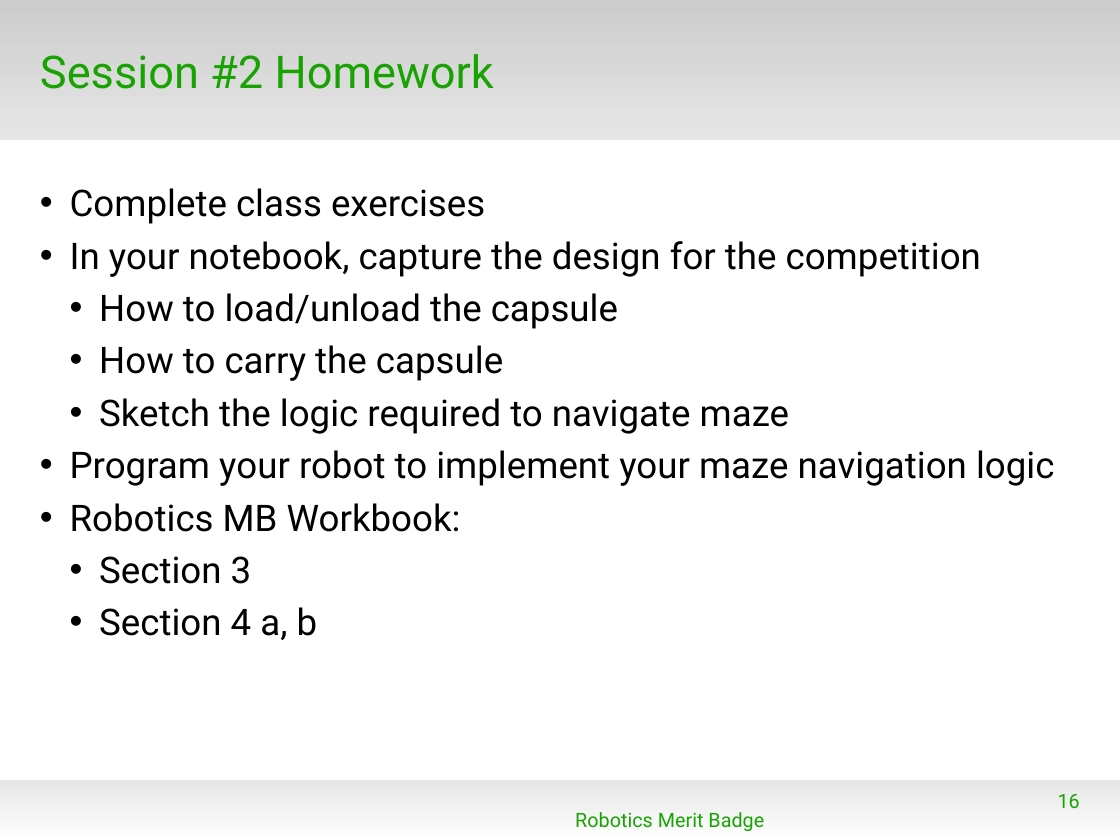
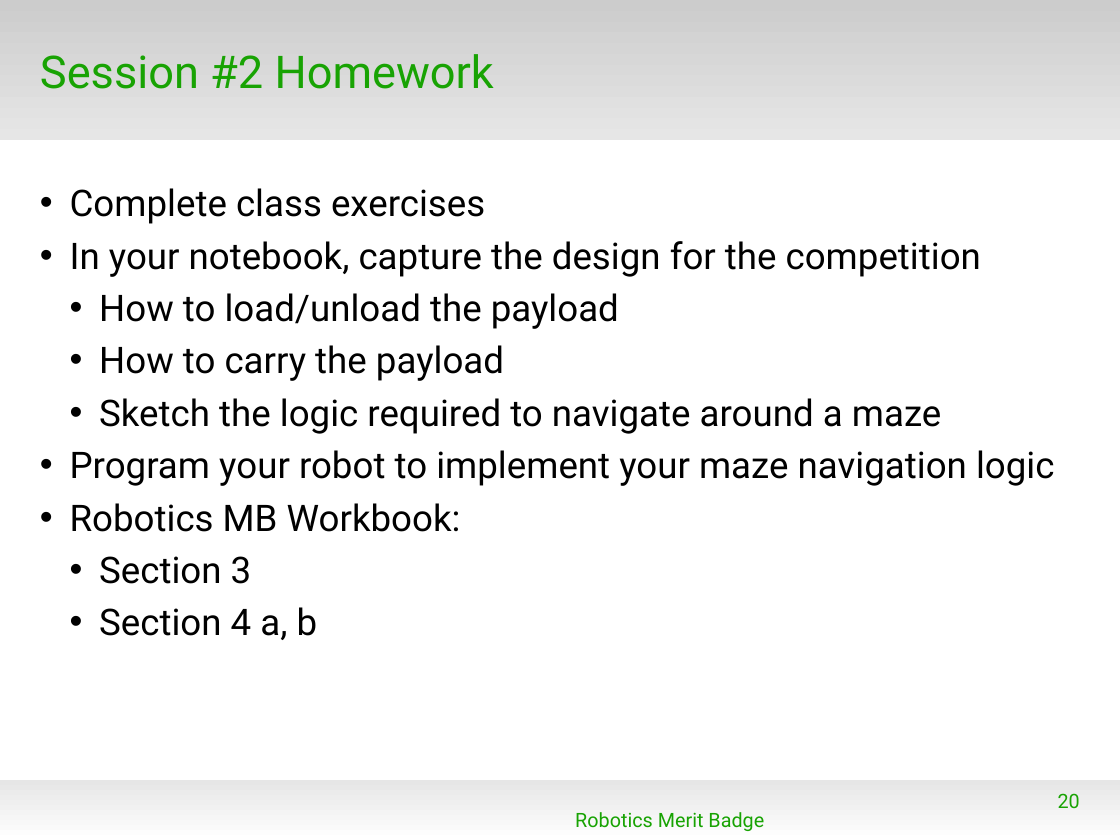
Before and after one commit to spiderman-2099/RoboticsMB, a slide deck: slide 20 of doc/RMB_Session2.odp (slide 16 before the commit). Drawn at 1120x840 pixels with LibreOffice and Linux fonts; fonts in the diff are those of the drawing; background and template pictures are left out. Boxes give left, top, right and bottom in pixels: in the first picture for what was removed or moved away, otherwise in the second. Text is boxed around its words. In the diff, an @@ line names an element or a change of style, - is before the commit and + after.

```diff
--- a/doc/RMB_Session2.odp
+++ b/doc/RMB_Session2.odp
@@ text at (99,293,941,434): text changed @@
-  • How to load/unload the capsule
-  • How to carry the capsule
-  • Sketch the logic required to navigate maze
+  • How to load/unload the payload
+  • How to carry the payload
+  • Sketch the logic required to navigate around a maze
@@ page number at (1058,793,1080,808): text changed @@
-16
+20
```
Also in this commit, not shown: 3 other slides changed, 4 slides added, 1 other file.
